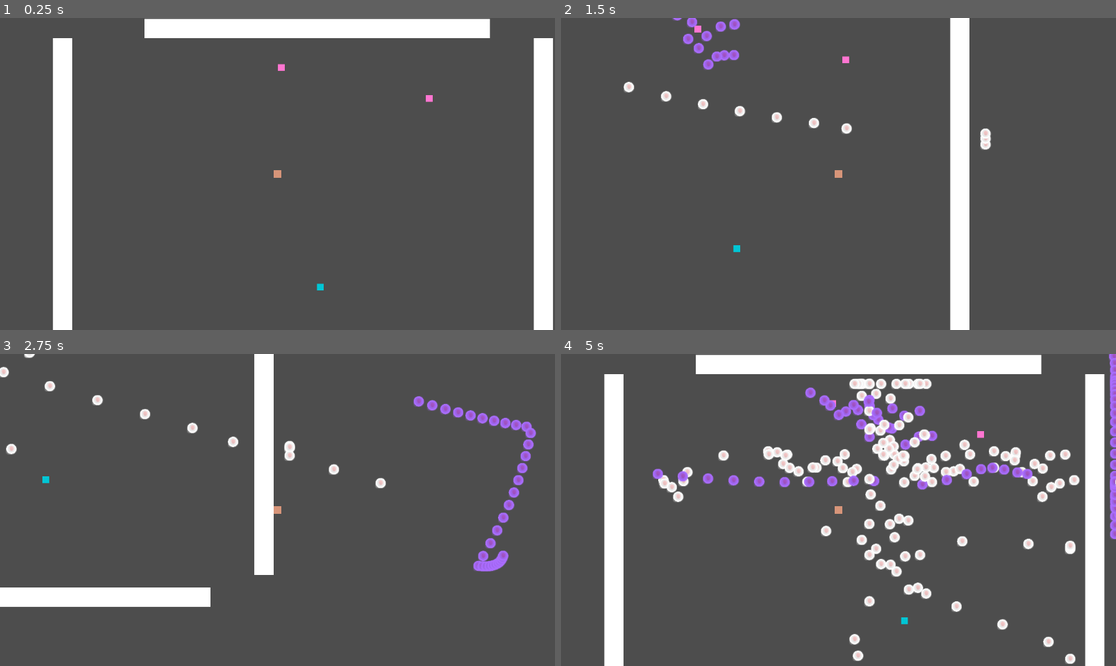
Above: before the commit, frames 1-4 (two rows, left to right).
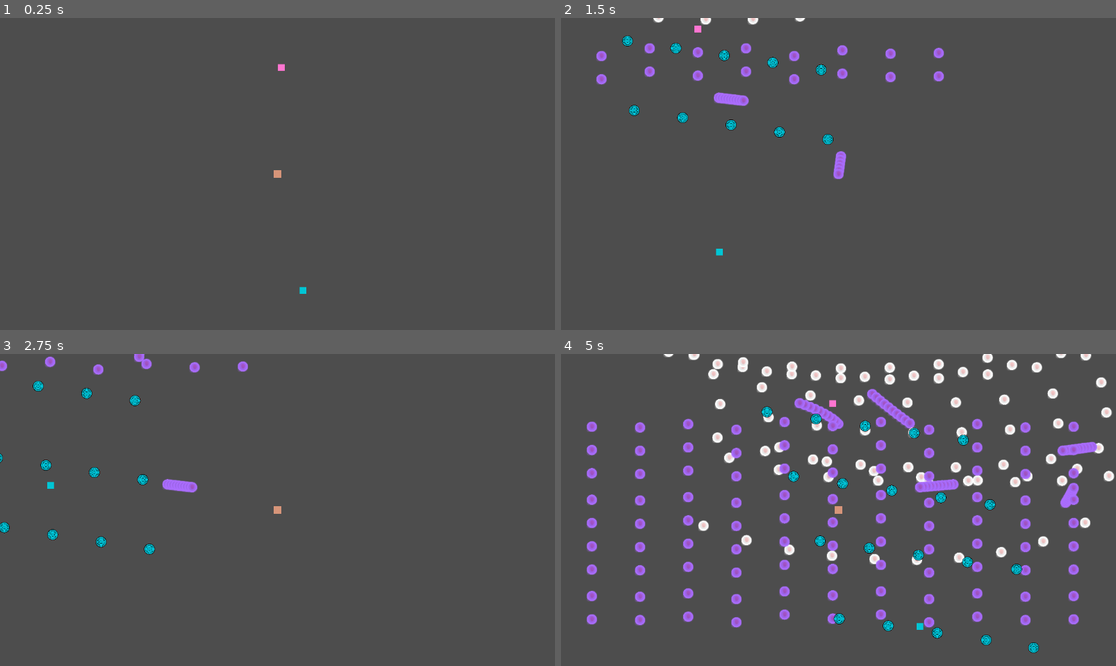
Above: after the commit, the same moments.

Repository: Simon014/PSLR2-Dungeon-Danmaku-Engine
Game: Godot game, scene res://RootScene.tscn
Two runs of this game, one before a commit and one after it. Both use one fixed random seed, a clock stepped at 60 frames per second and the inputs below.
Inputs (mouse positions are in pixels of both pictures, inside the frame that each line leads up to):
- Up to frame 1 (0.25 s): no input
- Up to frame 2 (1.5 s): tap Enter at 0.5 s; move the mouse to (960, 158) at 0.52 s; hold D (right) 0.53-1.28 s; tap 1 (SPAttack1) at 0.6, 1.35 s; move the mouse to (727, 189) at 1.27 s; hold S (down) from 1.28 s (still down)
- Up to frame 3 (2.75 s): move the mouse to (333, 441) at 2.02 s; release S (down) at 2.03 s; hold D (right) from 2.03 s (still down); tap 1 (SPAttack1) at 2.1 s
- Up to frame 4 (5 s): move the mouse to (810, 572) at 2.77 s; release D (right) at 2.78 s; hold W (up) 2.78-3.53 s; tap 1 (SPAttack1) at 2.85, 3.6, 4.35 s; move the mouse to (1005, 556) at 3.52 s; hold A (left) from 3.53 s (still down); move the mouse to (672, 463) at 4.27 s

The runs differ from the first frame. In frame 1, 11% of the frame differs, in the area x 9-100%, y 0-100%; in frame 2, 6.6%; in frame 3, 8.1%; in frame 4, 27%, in the area x 4-100%, y 0-100%.

Commit message:
Array attacks can now be inputted
this allows for *sigh*

Some really stupid, diabolical, touhou lunatic level attacks.

Diff:
--- a/pslr-2-dungeon-danmaku-engine/DDEcore/AttackResources/AttackShapes/ShapeBase.gd
+++ b/pslr-2-dungeon-danmaku-engine/DDEcore/AttackResources/AttackShapes/ShapeBase.gd
@@ -1,10 +1,10 @@
 extends Resource
 class_name Shape
 #stores attack mode, and shape configuration.
-@export_enum("Directional", "Cartesian", "mouse") var Type: String = "Directional"
+@export_enum("Directional", "Cartesian", "mouse", "wait") var Type: String = "Directional"
 @export_enum("Full", "Iterative") var Mode: String = "Full"
 @export var MathFunction: String = "x"
-@export var Var1: int = 4
-@export var var2: int = 1
+@export var Var1: float = 4
+@export var var2: float = 1
 @export var var3: Vector2
 @export_enum("None","Player","Partner") var AimingPosition = "None"
--- a/pslr-2-dungeon-danmaku-engine/DDEcore/AttackResources/Bullets/lazer.gd
+++ b/pslr-2-dungeon-danmaku-engine/DDEcore/AttackResources/Bullets/lazer.gd
@@ -1,8 +1,8 @@
 extends Bullet
 class_name lazer
 
-@export var width = 30
-@export var warningTime: int
+@export var width = 30.0
+@export var warningTime: int = 1
 
 func Create(ExecutorObject: CharacterBody2D,direction: Vector2) -> CharacterBody2D:
 	var bullet = load("res://Entities/bullets/lazer/lazer.tscn").instantiate()
--- a/pslr-2-dungeon-danmaku-engine/Entities/enemy/attack_executor_manager.gd
+++ b/pslr-2-dungeon-danmaku-engine/Entities/enemy/attack_executor_manager.gd
@@ -1,53 +1,73 @@
 extends Node
 
-var activeAttack: Attack = null
+var activeAttack: Array[Attack]
 var activeFunc: String
 var mathHandler = Expression.new()
 var timer = 0
 #iterative variables
 var iteration = 0
 var maxbullets
+var isactive = false
+var current = null
+var threshold = 0.05
 
 func _ready() -> void:
 	pass
 
-func ExecuteNewAttack(atk: Attack) -> void:
-	if (atk == activeAttack or activeAttack != null):
-		pass
-	else:
-		mathHandler.parse(atk.shape.MathFunction, ["x"])
-		if (mathHandler.get_error_text() != "") :
-			printerr("Inputted Math Function not valid !: " + mathHandler.get_error_text())
+func ExecuteNewAttack(atklist: Array[Attack]) -> void:
+	for atk in atklist:
+		if isactive:
+			pass
 		else:
-			activeAttack = atk
-			activeFunc = activeAttack.shape.MathFunction
-			maxbullets = activeAttack.shape.Var1 / 2
-			iteration = -maxbullets
+			if (atk.shape == null and atk.bullet == null):
+				pass
+			else:
+				mathHandler.parse(atk.shape.MathFunction, ["x"])
+				if (mathHandler.get_error_text() != "") :
+					printerr("Inputted Math Function not valid !: " + mathHandler.get_error_text())
+				else:
+					activeAttack.append(atk)
+	isactive = true
+	current = activeAttack.pop_front()
 	pass
 
 func _process(delta: float) -> void:
 	#first, create a manual timer
 	timer += delta
-	if timer > 0.05:
+	if timer > threshold:
 		timer = 0
 		#execute attack.
-		if activeAttack == null:
+		if isactive == false:
 			pass
 		else:
-			if (activeAttack.shape.Type == "Cartesian"):
-				if (activeAttack.shape.Mode == "Full"):
-					CartesianFull()
-					activeAttack = null
-				elif (maxbullets != iteration):
-					CartesianIter()
-					iteration += 1
-				else:
-					activeAttack = null
-					iteration = 0
-
+			if current != null:
+				mathHandler.parse(current.shape.MathFunction, ["x"])
+				if (current.shape.Type == "Cartesian"):
+					if (current.shape.Mode == "Full"):
+						CartesianFull()
+						current = activeAttack.pop_front()
+					elif (current.shape.Mode == "Iterative"):
+						CartesianIter()
+						iteration += 1
+						threshold = 0.0
+						if (iteration == current.shape.Var1):
+							iteration = 0
+							threshold = 0.05
+							current = activeAttack.pop_front()
+					elif (current.shape.Type == "wait"):
+						iteration += 1
+						threshold = current.shape.Var1
+						wait()
+						if (iteration == 2):
+							iteration = 0
+							threshold = 0.05
+							current = activeAttack.pop_front()
+							pass
+	if current == null:
+		isactive = false
 	pass
 
-func CartesianFull(atk = activeAttack):
+func CartesianFull(atk = current):
 	for i in range(-atk.shape.Var1/2, atk.shape.Var1/2 + 1):
 		if atk.shape.AimingPosition == "Partner":
 			var newBullet = atk.bullet.Create(get_parent(), get_parent().position.direction_to(corePartnerVars.position))
@@ -63,8 +83,8 @@
 			newBullet.position = Vector2(get_parent().position.x -i * atk.shape.var2 * atk.shape.var2, get_parent().position.y - mathHandler.execute([i])*atk.shape.var2)
 	pass
 
-func CartesianIter(atk = activeAttack):
-	var i = iteration
+func CartesianIter(atk = current):
+	var i = iteration - atk.shape.Var1 /2
 	if atk.shape.AimingPosition == "Partner":
 		var newBullet = atk.bullet.Create(get_parent(), get_parent().position.direction_to(corePartnerVars.position))
 		newBullet.position = Vector2(get_parent().position.x -i * atk.shape.var2 * atk.shape.var2, get_parent().position.y - mathHandler.execute([i])*atk.shape.var2)
@@ -78,3 +98,6 @@
 		var newBullet = atk.bullet.Create(get_parent(), Vector2.DOWN)
 		newBullet.position = Vector2(get_parent().position.x -i * atk.shape.var2 * atk.shape.var2, get_parent().position.y - mathHandler.execute([i])*atk.shape.var2)
 	pass
+
+func wait():
+	pass
--- a/pslr-2-dungeon-danmaku-engine/Entities/enemy/enemy.gd
+++ b/pslr-2-dungeon-danmaku-engine/Entities/enemy/enemy.gd
@@ -4,7 +4,7 @@
 var frametime
 var isdead
 
-@export var attack: Attack = null
+@export var attack: Array[Attack]
 
 #combat info
 var defence = 10
--- a/pslr-2-dungeon-danmaku-engine/Entities/enemy/enemy.tscn
+++ b/pslr-2-dungeon-danmaku-engine/Entities/enemy/enemy.tscn
@@ -2,11 +2,6 @@
 
 [ext_resource type="Script" uid="uid://bystr51qvwuyn" path="res://Entities/enemy/enemy.gd" id="1_r7hwg"]
 [ext_resource type="Script" uid="uid://3ssxccj6ab2u" path="res://Entities/enemy/attack_executor_manager.gd" id="2_dyukl"]
-[ext_resource type="Script" uid="uid://canqgpmdpsups" path="res://DDEcore/AttackResources/Attacks/Attack.gd" id="2_hl3xi"]
-
-[sub_resource type="Resource" id="Resource_uc588"]
-script = ExtResource("2_hl3xi")
-metadata/_custom_type_script = "uid://canqgpmdpsups"
 
 [sub_resource type="CircleShape2D" id="CircleShape2D_spuc2"]
 radius = 5.0
@@ -17,7 +12,6 @@
 [node name="Enemy" type="CharacterBody2D" unique_id=76727699]
 collision_layer = 0
 script = ExtResource("1_r7hwg")
-attack = SubResource("Resource_uc588")
 
 [node name="ColorRect" type="ColorRect" parent="." unique_id=1841251827]
 offset_left = -7.0
--- a/pslr-2-dungeon-danmaku-engine/Entities/partner/Partner.tscn
+++ b/pslr-2-dungeon-danmaku-engine/Entities/partner/Partner.tscn
@@ -6,7 +6,7 @@
 radius = 5.0
 
 [sub_resource type="CircleShape2D" id="CircleShape2D_v2yy7"]
-radius = 78.00641
+radius = 27.018513
 
 [node name="Partner" type="CharacterBody2D" unique_id=617075088]
 collision_layer = 0
--- a/pslr-2-dungeon-danmaku-engine/Entities/player/PlayerController.gd
+++ b/pslr-2-dungeon-danmaku-engine/Entities/player/PlayerController.gd
@@ -13,7 +13,7 @@
 var speed = corePlayerVars.speed
 var attackExecutor
 
-@export var attack1: Attack
+@export var attack1: Array[Attack]
 
 func _ready() -> void:
 	attackExecutor = $AttackExecutorManager
--- a/pslr-2-dungeon-danmaku-engine/RootScene.tscn
+++ b/pslr-2-dungeon-danmaku-engine/RootScene.tscn
@@ -10,14 +10,13 @@
 [ext_resource type="Script" uid="uid://dw6tlb0c7mt7y" path="res://DDEcore/AttackResources/AttackShapes/ShapeBase.gd" id="5_u0r43"]
 [ext_resource type="Script" uid="uid://canqgpmdpsups" path="res://DDEcore/AttackResources/Attacks/Attack.gd" id="6_8b3ly"]
 [ext_resource type="Script" uid="uid://fbv70gg53nhe" path="res://DDEcore/AttackResources/Bullets/bomb.gd" id="6_644yn"]
-
-[sub_resource type="RectangleShape2D" id="RectangleShape2D_y8vh0"]
-size = Vector2(62, 756)
+[ext_resource type="Script" uid="uid://2qhm7aos5e31" path="res://DDEcore/AttackResources/Bullets/lazer.gd" id="8_644yn"]
 
 [sub_resource type="Resource" id="Resource_eqcq4"]
 script = ExtResource("3_644yn")
-pathstart = 0.0
-speed = 0.0
+pathstart = 1.0
+damage = 1.0
+TTL = 10
 acceleration = 11.0
 friendly = true
 metadata/_custom_type_script = "uid://ci72njx1mc2l8"
@@ -26,8 +25,7 @@
 script = ExtResource("5_u0r43")
 Type = "Cartesian"
 Mode = "Iterative"
-Var1 = 100
-var2 = 5
+Var1 = 10.0
 var3 = Vector2(0, -1)
 metadata/_custom_type_script = "uid://dw6tlb0c7mt7y"
 
@@ -37,124 +35,84 @@
 shape = SubResource("Resource_s6oar")
 metadata/_custom_type_script = "uid://canqgpmdpsups"
 
+[sub_resource type="Resource" id="Resource_w6mlc"]
+script = ExtResource("8_644yn")
+width = 0.2
+metadata/_custom_type_script = "uid://2qhm7aos5e31"
+
+[sub_resource type="Resource" id="Resource_8yitb"]
+script = ExtResource("5_8b3ly")
+Amount = 8.0
+splitBullet = SubResource("Resource_w6mlc")
+metadata/_custom_type_script = "uid://8j14v5u27w31"
+
+[sub_resource type="Resource" id="Resource_buaba"]
+script = ExtResource("5_u0r43")
+Type = "Cartesian"
+MathFunction = "sin(pow(x,2))"
+Var1 = 10.0
+var2 = 10.0
+metadata/_custom_type_script = "uid://dw6tlb0c7mt7y"
+
 [sub_resource type="Resource" id="Resource_dlv3y"]
+script = ExtResource("6_8b3ly")
+bullet = SubResource("Resource_8yitb")
+shape = SubResource("Resource_buaba")
+metadata/_custom_type_script = "uid://canqgpmdpsups"
+
+[sub_resource type="Resource" id="Resource_bn020"]
 script = ExtResource("6_644yn")
-explosionRadius = 50
-acceleration = 1.0
 metadata/_custom_type_script = "uid://fbv70gg53nhe"
 
-[sub_resource type="Resource" id="Resource_bn020"]
-script = ExtResource("5_8b3ly")
-splitBullet = SubResource("Resource_dlv3y")
-TTL = 2
-metadata/_custom_type_script = "uid://8j14v5u27w31"
-
-[sub_resource type="Resource" id="Resource_w6mlc"]
+[sub_resource type="Resource" id="Resource_ye7xa"]
 script = ExtResource("5_u0r43")
 Type = "Cartesian"
 Mode = "Iterative"
-MathFunction = "sqrt(abs(x))*5"
-Var1 = 6
-var2 = 5
+MathFunction = "pow(1/cos(x/9),4)*10"
+Var1 = 10.0
+var2 = 10.0
 AimingPosition = "Player"
 metadata/_custom_type_script = "uid://dw6tlb0c7mt7y"
 
-[sub_resource type="Resource" id="Resource_buaba"]
+[sub_resource type="Resource" id="Resource_2j48m"]
 script = ExtResource("6_8b3ly")
 bullet = SubResource("Resource_bn020")
-shape = SubResource("Resource_w6mlc")
+shape = SubResource("Resource_ye7xa")
 metadata/_custom_type_script = "uid://canqgpmdpsups"
 
-[sub_resource type="Resource" id="Resource_ye7xa"]
+[sub_resource type="Resource" id="Resource_fwqvt"]
 script = ExtResource("5_cin2t")
-damage = 5.0
+damage = 1.0
 speed = 300.0
-friction = 0.1
+image = "res://Entities/bullets/Images/DebugBullet2.png"
+color = Color(1.92523e-06, 0.8206005, 0.90377283, 1)
 metadata/_custom_type_script = "uid://c1kc2tulupqfb"
 
-[sub_resource type="Resource" id="Resource_2j48m"]
+[sub_resource type="Resource" id="Resource_x68g6"]
 script = ExtResource("5_u0r43")
 Type = "Cartesian"
 Mode = "Iterative"
-Var1 = 10
-var2 = 10
-AimingPosition = "Player"
+Var1 = 5.0
+var2 = 10.0
+AimingPosition = "Partner"
 metadata/_custom_type_script = "uid://dw6tlb0c7mt7y"
 
-[sub_resource type="Resource" id="Resource_8yitb"]
+[sub_resource type="Resource" id="Resource_vslhj"]
 script = ExtResource("6_8b3ly")
-bullet = SubResource("Resource_ye7xa")
-shape = SubResource("Resource_2j48m")
+bullet = SubResource("Resource_fwqvt")
+shape = SubResource("Resource_x68g6")
 metadata/_custom_type_script = "uid://canqgpmdpsups"
 
 [node name="RootScene" type="Node2D" unique_id=534867270]
 script = ExtResource("1_03604")
 
-[node name="StaticBody2D3" type="StaticBody2D" parent="." unique_id=1702970099]
-position = Vector2(103, -28)
-collision_layer = 16
-collision_mask = 16
-
-[node name="ColorRect" type="ColorRect" parent="StaticBody2D3" unique_id=2095482167]
-offset_right = 40.00003
-offset_bottom = 717.101
-
-[node name="CollisionShape2D" type="CollisionShape2D" parent="StaticBody2D3" unique_id=375589768]
-position = Vector2(21, 368)
-shape = SubResource("RectangleShape2D_y8vh0")
-
-[node name="StaticBody2D4" type="StaticBody2D" parent="." unique_id=572463688]
-position = Vector2(293, 755)
-rotation = -1.5707963
-collision_layer = 16
-collision_mask = 16
-
-[node name="ColorRect" type="ColorRect" parent="StaticBody2D4" unique_id=1477911127]
-offset_right = 40.00003
-offset_bottom = 717.101
-
-[node name="CollisionShape2D" type="CollisionShape2D" parent="StaticBody2D4" unique_id=1801969212]
-position = Vector2(21, 368)
-shape = SubResource("RectangleShape2D_y8vh0")
-
 [node name="Player" parent="." unique_id=217802643 instance=ExtResource("1_vw6t8")]
 position = Vector2(569, 254)
-attack1 = SubResource("Resource_y6m3s")
-
-[node name="StaticBody2D2" type="StaticBody2D" parent="." unique_id=902222407]
-position = Vector2(1101, -28)
-collision_layer = 16
-collision_mask = 16
-
-[node name="ColorRect" type="ColorRect" parent="StaticBody2D2" unique_id=2051844777]
-offset_right = 40.00003
-offset_bottom = 717.101
-
-[node name="CollisionShape2D" type="CollisionShape2D" parent="StaticBody2D2" unique_id=2097403284]
-position = Vector2(21, 368)
-shape = SubResource("RectangleShape2D_y8vh0")
-
-[node name="StaticBody2D5" type="StaticBody2D" parent="." unique_id=2120918544]
-position = Vector2(293, -28)
-rotation = -1.5707963
-collision_layer = 16
-collision_mask = 16
-
-[node name="ColorRect" type="ColorRect" parent="StaticBody2D5" unique_id=1438231505]
-offset_right = 40.00003
-offset_bottom = 717.101
-
-[node name="CollisionShape2D" type="CollisionShape2D" parent="StaticBody2D5" unique_id=1263767008]
-position = Vector2(21, 368)
-shape = SubResource("RectangleShape2D_y8vh0")
+attack1 = Array[ExtResource("6_8b3ly")]([SubResource("Resource_y6m3s")])
 
 [node name="Partner" parent="." unique_id=617075088 instance=ExtResource("3_y8vh0")]
-position = Vector2(658, 489)
+position = Vector2(622, 496)
 
 [node name="Enemy" parent="." unique_id=76727699 instance=ExtResource("4_p6tge")]
 position = Vector2(577, 33)
-attack = SubResource("Resource_buaba")
-
-[node name="Enemy2" parent="." unique_id=1290338376 instance=ExtResource("4_p6tge")]
-position = Vector2(884, 97)
-attack = SubResource("Resource_8yitb")
+attack = Array[ExtResource("6_8b3ly")]([SubResource("Resource_dlv3y"), SubResource("Resource_2j48m"), SubResource("Resource_vslhj")])
Not shown, added: pslr-2-dungeon-danmaku-engine/RootScene.tscn5567432631.tmp
